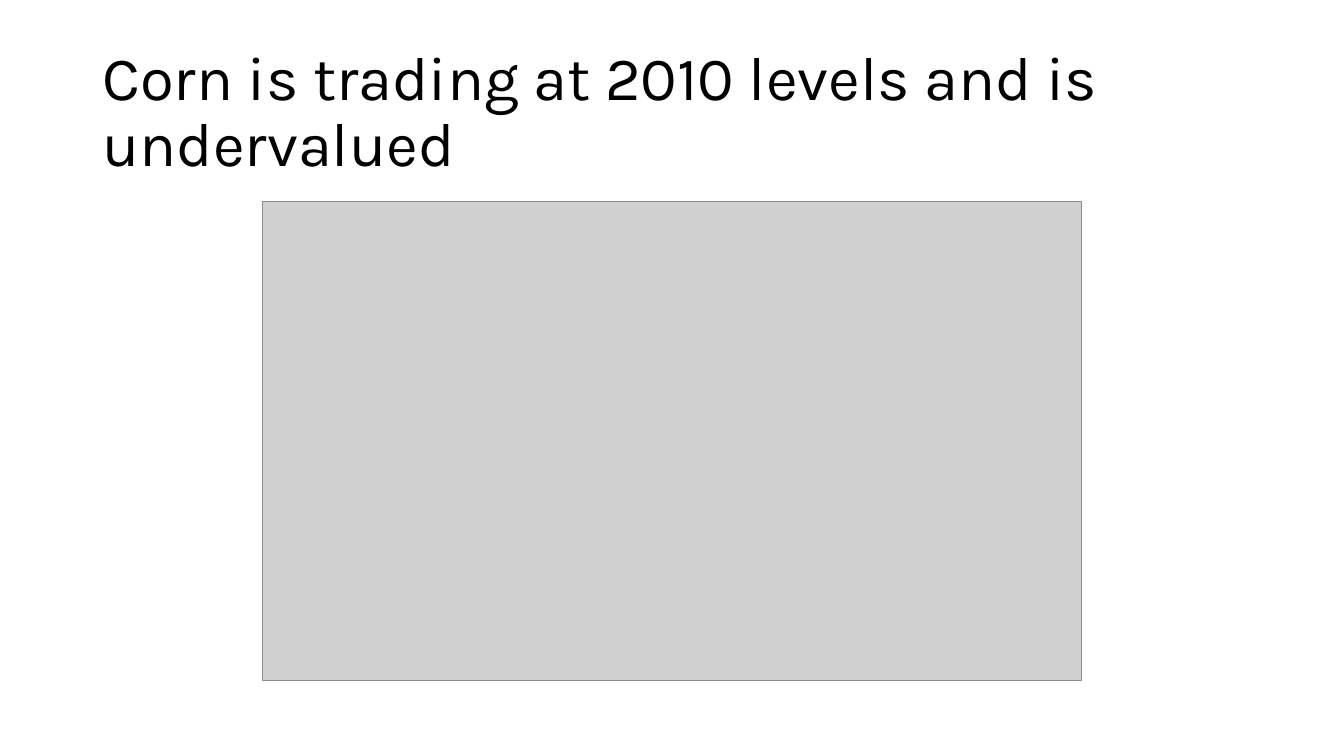
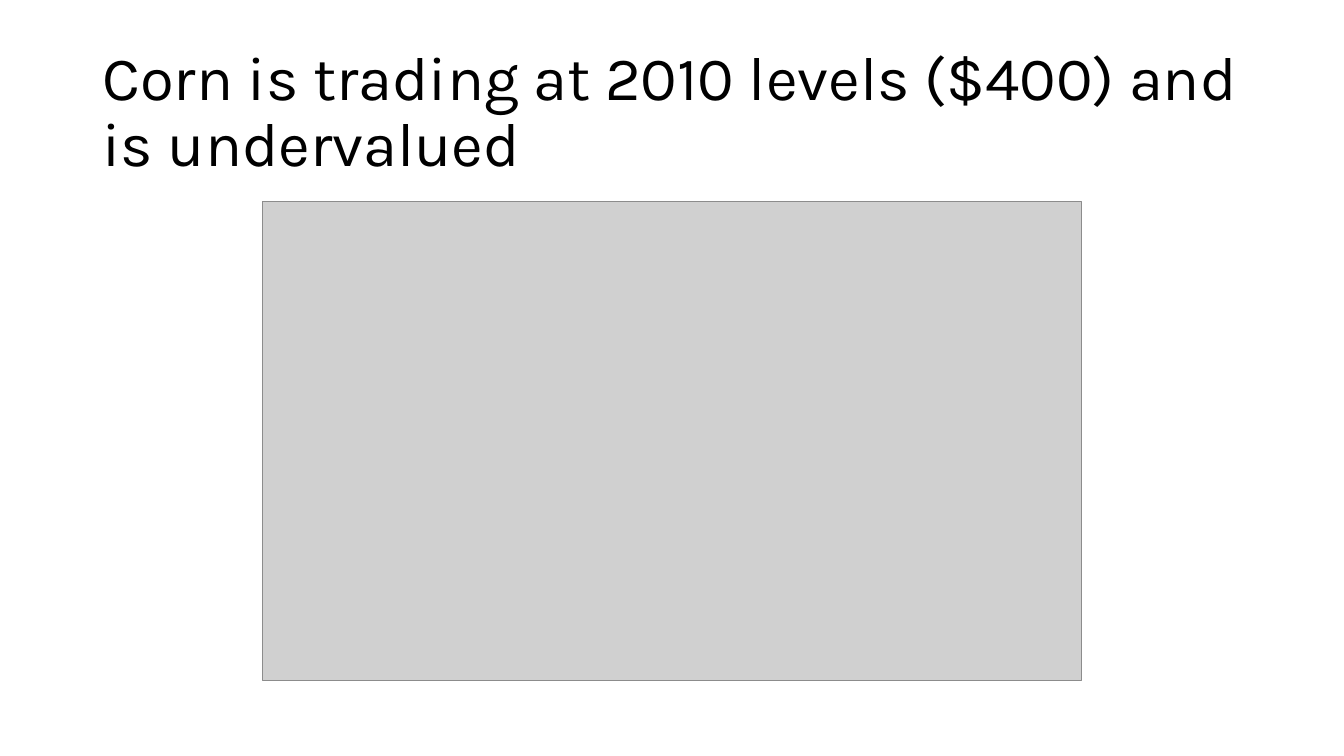
Before and after one commit to mahdi-ghafarian/time-series, a slide deck: slide 11 of borderland/2-urea/presentation/urea.pptx (slide 8 before the commit). Drawn at 1344x756 pixels with LibreOffice and Linux fonts; fonts in the diff are those of the drawing; grey boxes stand for pictures. Boxes give left, top, right and bottom in pixels: in the first picture for what was removed or moved away, otherwise in the second. Text is boxed around its words. In the diff, an @@ line names an element or a change of style, - is before the commit and + after.

```diff
--- a/borderland/2-urea/presentation/urea.pptx
+++ b/borderland/2-urea/presentation/urea.pptx
@@ title at (102,55,1236,167): text changed @@
-Corn is trading at 2010 levels and is undervalued
+Corn is trading at 2010 levels ($400) and is undervalued
```
Also in this commit, not shown: 7 other slides changed, 10 slides added, 1 slide removed, 5 other files.
